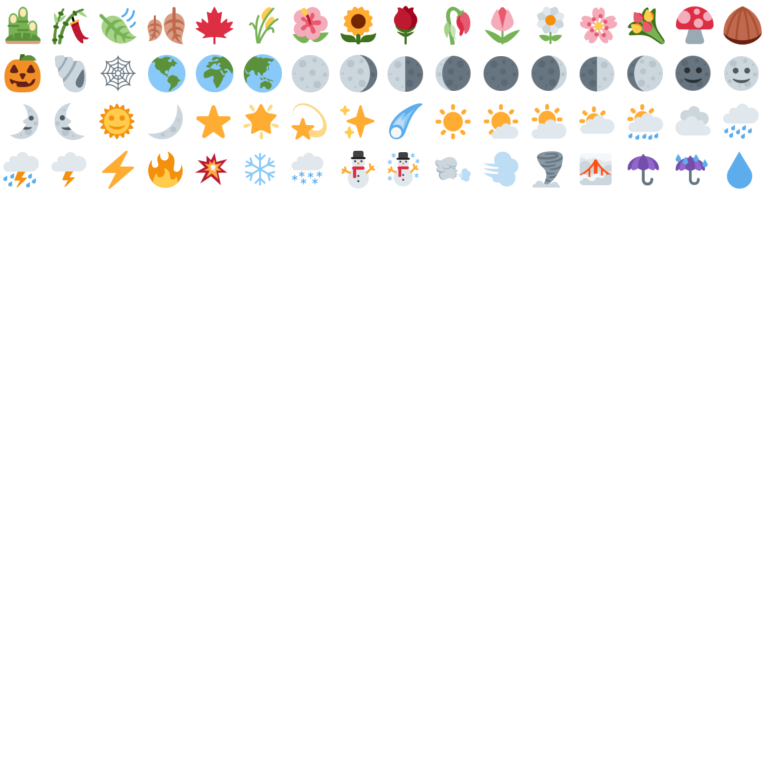
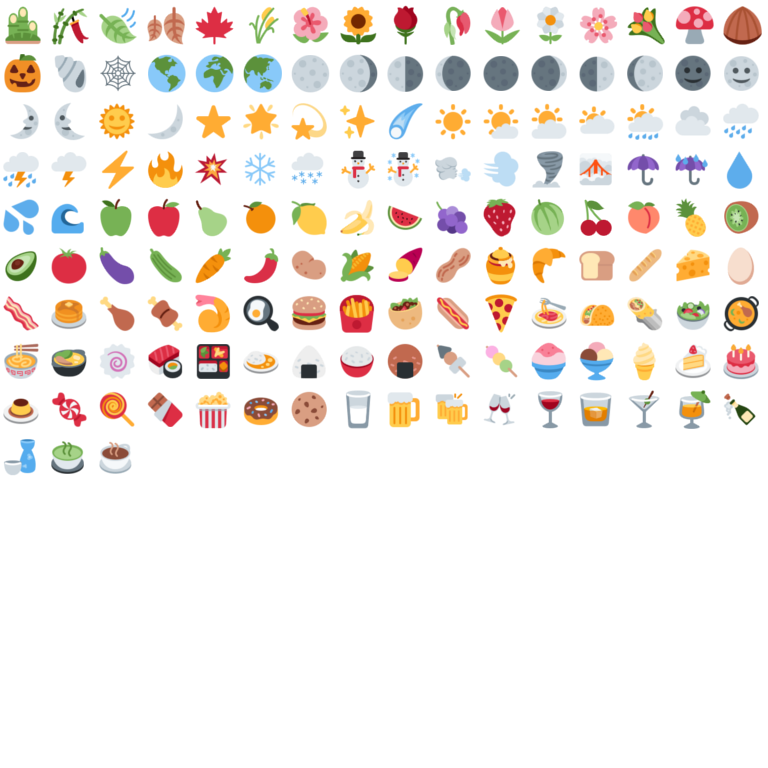
Two versions of the same layered image (768×768). Layer-by-layer changes:
added layer ":cookie:" above ":doughnut:" over 291, 391, 327, 428
added layer ":popcorn:" above ":chocolate_bar:" over 195, 391, 231, 429
added layer ":lollipop:" above ":candy:" over 99, 391, 135, 427
added layer ":candy:" above ":custard:" over 51, 392, 87, 428
added layer ":birthday:" above ":cake:" over 723, 344, 759, 380
added layer ":ice_cream:" above ":shaved_ice:" over 579, 341, 614, 381
added layer ":shaved_ice:" above ":dango:" over 531, 342, 567, 381
added layer ":rice_cracker:" above ":rice:" over 387, 343, 423, 379
added layer ":fish_cake:" above ":stew:" over 99, 343, 135, 379
added layer ":shallow_pan_of_food:" above ":green_salad:" over 723, 296, 759, 332
added layer ":fries:" above ":hamburger:" over 339, 294, 375, 333
added layer ":hamburger:" above ":fried_egg:" over 291, 295, 327, 331
added layer ":fried_egg:" above ":fried_shrimp:" over 243, 295, 279, 332
added layer ":fried_shrimp:" above ":meat_on_bone:" over 195, 294, 231, 333
added layer ":meat_on_bone:" above ":poultry_leg:" over 147, 296, 183, 332
added layer ":poultry_leg:" above ":pancakes:" over 99, 296, 135, 332
added layer ":peanuts:" above ":sweet_potato:" over 435, 247, 471, 283
added layer ":hot_pepper:" above ":carrot:" over 243, 248, 279, 284
added layer ":carrot:" above ":cucumber:" over 195, 247, 232, 284
added layer ":eggplant:" above ":tomato:" over 99, 247, 135, 285
added layer ":tomato:" above ":avocado:" over 51, 247, 87, 284
added layer ":banana:" above ":lemon:" over 340, 199, 375, 236
added layer ":lemon:" above ":tangerine:" over 291, 200, 327, 236
added layer ":sweat_drops:" above ":droplet:" over 3, 199, 39, 235
…and 59 more changes (59 added)
